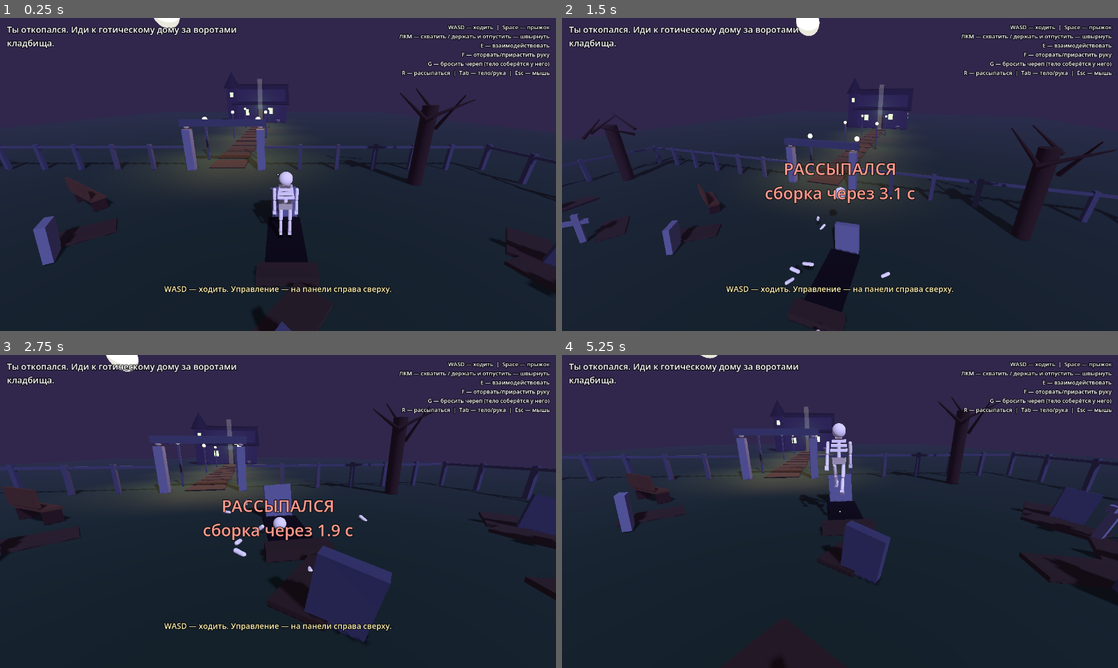
Above: before the commit, frames 1-4 (two rows, left to right).
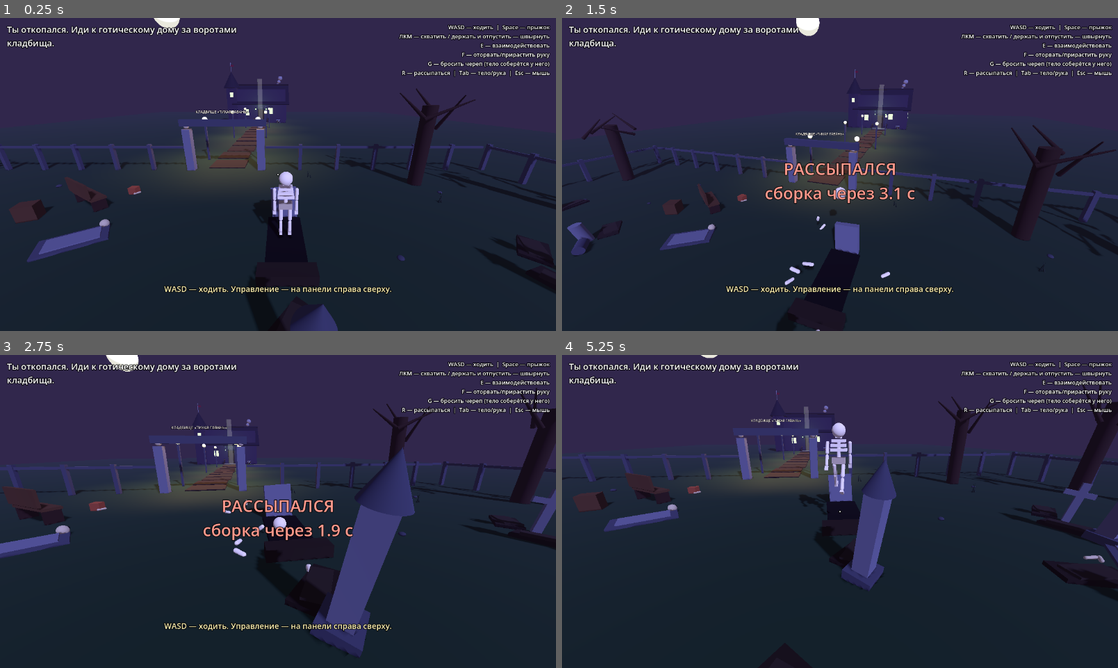
Above: after the commit, the same moments.

Repository: Drubersha/graveyard-shift
Game: Godot game, scene res://scenes/main.tscn
Two runs of this game, one before a commit and one after it. Both use one fixed random seed, a clock stepped at 60 frames per second and the inputs below.
Inputs (mouse positions are in pixels of both pictures, inside the frame that each line leads up to):
- Up to frame 1 (0.25 s): no input
- Up to frame 2 (1.5 s): tap Enter at 0.5 s; move the mouse to (867, 174) at 0.52 s; hold W (move_forward) from 0.53 s (still down); tap R (collapse) at 0.6 s; click (867, 174) at 0.67 s; tap Space (jump) at 0.77 s; move the mouse to (812, 174) at 1.27 s; tap F (detach_arm) at 1.35 s
- Up to frame 3 (2.75 s): keep holding W (move_forward); tap Space (jump) at 1.52 s; move the mouse to (289, 505) at 2.02 s; click (289, 505) at 2.1 s
- Up to frame 4 (5.25 s): keep holding W (move_forward); move the mouse to (834, 517) at 2.77 s; tap E (interact) at 2.85 s; click (834, 517) at 2.92 s; tap Space (jump) at 3.02, 3.77, 4.52 s; move the mouse to (878, 514) at 3.52 s; tap Tab (switch_body) at 3.6 s; move the mouse to (795, 508) at 4.27 s; tap G (throw_skull) at 4.35 s; move the mouse to (845, 511) at 5.02 s; tap R (collapse) at 5.1 s; click (845, 511) at 5.17 s

The runs differ from the first frame. In frame 1, 2.5% of the frame differs, in the area x 1-100%, y 14-100%; in frame 2, 1.3%; in frame 3, 8.3%, in the area x 0-100%, y 10-97%; in frame 4, 5.9%.

Commit message:
M1 content polish: graveyard decor, gothic house details, witch idle lines
- Кладбище: 5 видов надгробий, косточки/трава/вороны, вывеска, пропсы у скамейки
- Дом: крыльцо с перилами, готические наличники, шпиль, дым, котёл, свечи,
  книги, паутина; срач в доме до 475 очков
- Ведьма: корсет/чокер/пряди/шляпа, столик с вином, торшер, 12 апатичных
  идл-реплик рядом с игроком
- DevShot: параметр --tp=x,y,z для телепорта при скриншотах
- Экспорт-пресет Windows (export_presets.cfg)

Co-Authored-By: Claude Fable 5 <noreply@anthropic.com>

Diff:
--- a/scripts/core/dev_shot.gd
+++ b/scripts/core/dev_shot.gd
@@ -7,6 +7,7 @@
 var _shot_path := ""
 var _quit_frame := -1
 var _frame := 0
+var _teleport := Vector3.INF  # --tp=x,y,z — телепорт игрока перед скриншотом
 
 func _ready() -> void:
 	for arg in OS.get_cmdline_user_args():
@@ -15,6 +16,10 @@
 			_quit_frame = 90
 		elif arg.begins_with("--smoke="):
 			_quit_frame = int(arg.trim_prefix("--smoke="))
+		elif arg.begins_with("--tp="):
+			var parts := arg.trim_prefix("--tp=").split(",")
+			if parts.size() == 3:
+				_teleport = Vector3(float(parts[0]), float(parts[1]), float(parts[2]))
 		elif arg == "--selftest":
 			var st := load("res://scripts/core/selftest.gd")
 			if st:
@@ -25,6 +30,8 @@
 	if _quit_frame < 0:
 		return
 	_frame += 1
+	if _frame == 5 and _teleport != Vector3.INF and is_instance_valid(Game.player_skeleton):
+		Game.player_skeleton.global_position = _teleport
 	if _frame >= _quit_frame:
 		if _shot_path != "":
 			var img := get_viewport().get_texture().get_image()
--- a/scripts/npc/witch.gd
+++ b/scripts/npc/witch.gd
@@ -1,19 +1,40 @@
 class_name WitchNPC extends Node3D
 ## Некромантка. Бьюти-гот в депрессии, валяется на диване с вином.
 ## Квестгивер: interact → сигнал talked, миссия сама решает, что она скажет (say).
+## Пассивно бормочет апатичные реплики, если скелет ошивается рядом.
 
 signal talked
+
+const IDLE_LINES: Array[String] = [
+	"Вино кончается. Всё кончается…",
+	"Не разбей… а, пофиг.",
+	"Раньше я поднимала армии мёртвых. Теперь — только бокал.",
+	"Свеча догорает. Ну и хрен с ней.",
+	"Некромантия — дохлое дело. В прямом смысле.",
+	"Пыль, паутина… идеальный интерьер. Не трогай.",
+	"Я не ленивая. Я энергосберегающая.",
+	"Завтра начну новую жизнь. Шучу. Не начну.",
+	"Кот сдох двести лет назад. До сих пор скучаю.",
+	"Хочешь совет? Забей. На всё. Мне помогает.",
+	"Где-то был штопор. Лет сто назад. Ладно, зубами.",
+	"Опять гремишь костями… Ладно. Греми.",
+]
 
 var prompt := "Поговорить"
 var _bubble: Label3D
 var _torso: Node3D
 var _bottle: Node3D
 var _bubble_timer := 0.0
+var _candle_light: OmniLight3D
+var _idle_timer := 0.0
+var _next_idle_in := randf_range(15.0, 25.0)
+var _last_line := -1
 
 func _ready() -> void:
 	add_to_group("interactable")
 	_build_couch()
 	_build_witch()
+	_build_corner()
 	_bubble = Label3D.new()
 	_bubble.position = Vector3(0, 1.9, 0)
 	_bubble.font_size = 40
@@ -52,13 +73,36 @@
 	_torso = Node3D.new()
 	w.add_child(_torso)
 	MeshLib.cone(_torso, 0.3, 0.95, Vector3(0.25, 0.12, 0), MeshLib.WITCH_DRESS, Vector3(0, 0, -65))
-	# голова
-	MeshLib.sphere(w, 0.16, Vector3(-0.55, 0.35, 0), MeshLib.WITCH_SKIN)
+	# корсет — тёмная перетяжка на талии, дышит вместе с торсом
+	MeshLib.cylinder(_torso, 0.215, 0.16, Vector3(0.12, 0.06, 0), MeshLib.WITCH_DRESS.darkened(0.5), Vector3(0, 0, -65))
+	# голова: бледное лицо, закрытые глаза-чёрточки, тёмные губы (лицом к игроку, -z)
+	MeshLib.sphere(w, 0.16, Vector3(-0.55, 0.35, 0), MeshLib.WITCH_SKIN.lightened(0.2))
+	MeshLib.box(w, Vector3(0.05, 0.012, 0.015), Vector3(-0.61, 0.4, -0.135), Color.BLACK, Vector3(0, 0, 10))
+	MeshLib.box(w, Vector3(0.05, 0.012, 0.015), Vector3(-0.49, 0.4, -0.135), Color.BLACK, Vector3(0, 0, -10))
+	MeshLib.box(w, Vector3(0.05, 0.018, 0.015), Vector3(-0.54, 0.3, -0.148), MeshLib.WINE.darkened(0.4), Vector3(0, 0, -6))
+	# чокер на шее (сплющенный цилиндр) с зелёным камушком
+	MeshLib.cylinder(w, 0.085, 0.045, Vector3(-0.43, 0.24, 0), Color.BLACK, Vector3(0, 0, 50))
+	MeshLib.box(w, Vector3(0.03, 0.03, 0.015), Vector3(-0.43, 0.24, -0.085), MeshLib.ACCENT, Vector3(0, 0, 50))
 	# волосы — растеклись по подлокотнику
 	MeshLib.sphere(w, 0.19, Vector3(-0.62, 0.42, 0.05), MeshLib.WITCH_HAIR, 0.7)
 	MeshLib.box(w, Vector3(0.3, 0.1, 0.34), Vector3(-0.72, 0.22, 0), MeshLib.WITCH_HAIR)
-	# шляпа набекрень
-	MeshLib.cone(w, 0.24, 0.5, Vector3(-0.85, 0.5, 0), MeshLib.WITCH_DRESS, Vector3(0, 0, 55))
+	# длинные пряди перевалились через подлокотник и свисают
+	MeshLib.box(w, Vector3(0.3, 0.06, 0.42), Vector3(-1.2, 0.32, -0.1), MeshLib.WITCH_HAIR, Vector3(0, 0, -7))
+	MeshLib.capsule(w, 0.035, 0.5, Vector3(-1.12, 0.06, -0.52), MeshLib.WITCH_HAIR, Vector3(-12, 0, 6))
+	MeshLib.capsule(w, 0.03, 0.55, Vector3(-1.26, 0.02, -0.5), MeshLib.WITCH_HAIR, Vector3(-8, 0, -14))
+	MeshLib.capsule(w, 0.026, 0.3, Vector3(-1.33, -0.28, -0.54), MeshLib.WITCH_HAIR, Vector3(-4, 0, -30))
+	MeshLib.capsule(w, 0.032, 0.42, Vector3(-1.42, 0.14, 0.1), MeshLib.WITCH_HAIR, Vector3(8, 0, -12))
+	MeshLib.capsule(w, 0.03, 0.5, Vector3(-1.4, 0.05, -0.3), MeshLib.WITCH_HAIR, Vector3(-10, 0, -10))
+	# шляпа набекрень: поля + тулья + лента с пряжкой
+	var hat := Node3D.new()
+	hat.position = Vector3(-0.88, 0.56, 0)
+	hat.rotation_degrees = Vector3(0, 0, 55)
+	w.add_child(hat)
+	MeshLib.cylinder(hat, 0.36, 0.05, Vector3(0, -0.22, 0), MeshLib.WITCH_DRESS)
+	MeshLib.cone(hat, 0.24, 0.5, Vector3(0, 0.03, 0), MeshLib.WITCH_DRESS)
+	MeshLib.cylinder(hat, 0.245, 0.07, Vector3(0, -0.17, 0), MeshLib.WITCH_DRESS.darkened(0.5))
+	var buckle := MeshLib.box(hat, Vector3(0.07, 0.07, 0.03), Vector3(0, -0.17, -0.235), MeshLib.ACCENT)
+	buckle.material_override = MeshLib.mat(MeshLib.ACCENT, 0.5, 0.0, MeshLib.ACCENT.darkened(0.5))
 	# ноги через подлокотник
 	MeshLib.capsule(w, 0.055, 0.5, Vector3(0.95, 0.35, 0.08), MeshLib.WITCH_SKIN, Vector3(0, 0, 100))
 	MeshLib.capsule(w, 0.055, 0.5, Vector3(0.9, 0.3, -0.12), MeshLib.WITCH_SKIN, Vector3(0, 0, 115))
@@ -68,12 +112,52 @@
 	MeshLib.capsule(w, 0.045, 0.4, Vector3(-0.3, 0.28, -0.25), MeshLib.WITCH_SKIN, Vector3(0, 0, 70))
 	_bottle = MeshLib.cylinder(w, 0.05, 0.28, Vector3(-0.12, 0.3, -0.3), MeshLib.WINE, Vector3(0, 0, -30))
 
+## Уголок у изголовья: столик с запасом вина и торшер со свечой.
+func _build_corner() -> void:
+	MeshLib.solid_box(self, Vector3(0.55, 0.5, 0.55), Vector3(-1.55, 0.25, 0.05), MeshLib.WOOD_DARK)
+	BreakableProp.make(self, "bottle", Vector3(-1.62, 0.68, 0.15))
+	BreakableProp.make(self, "bottle", Vector3(-1.44, 0.68, -0.08))
+	# торшер: база, стойка, чашка, свеча и тёплый огонёк
+	MeshLib.cylinder(self, 0.17, 0.06, Vector3(-1.6, 0.03, 0.55), MeshLib.WOOD_DARK)
+	MeshLib.cylinder(self, 0.028, 1.4, Vector3(-1.6, 0.73, 0.55), MeshLib.METAL.darkened(0.35))
+	MeshLib.cylinder(self, 0.11, 0.035, Vector3(-1.6, 1.45, 0.55), MeshLib.METAL.darkened(0.2))
+	MeshLib.cylinder(self, 0.045, 0.22, Vector3(-1.6, 1.58, 0.55), MeshLib.BONE)
+	var flame := MeshLib.sphere(self, 0.038, Vector3(-1.6, 1.73, 0.55), MeshLib.BONE, 1.5)
+	flame.material_override = MeshLib.mat(MeshLib.BONE, 1.0, 0.0, MeshLib.BONE.lightened(0.2))
+	_candle_light = OmniLight3D.new()
+	_candle_light.position = Vector3(-1.6, 1.7, 0.55)
+	_candle_light.light_color = MeshLib.BONE
+	_candle_light.omni_range = 3.5
+	_candle_light.light_energy = 0.9
+	add_child(_candle_light)
+
 func _process(_delta: float) -> void:
-	# дыхание и лениво покачивающаяся бутылка
+	# дыхание, лениво покачивающаяся бутылка и мерцание свечи
 	var t := Time.get_ticks_msec() * 0.001
 	_torso.scale.y = 1.0 + sin(t * 1.7) * 0.02
 	_bottle.rotation.z = deg_to_rad(-30) + sin(t * 0.9) * 0.12
+	_candle_light.light_energy = 0.85 + sin(t * 6.7) * 0.07 + sin(t * 11.3) * 0.05
 	if _bubble.visible:
 		_bubble_timer -= _delta
 		if _bubble_timer <= 0.0:
 			_bubble.visible = false
+	# апатичное бормотание себе под нос
+	_idle_timer += _delta
+	if _idle_timer >= _next_idle_in:
+		_idle_timer = 0.0
+		_next_idle_in = randf_range(15.0, 25.0)
+		_try_idle_line()
+
+func _try_idle_line() -> void:
+	if _bubble.visible:
+		return
+	var pl := Game.player_skeleton
+	if pl == null or not is_instance_valid(pl):
+		return
+	if global_position.distance_to(pl.global_position) > 6.0:
+		return
+	var idx := int(randf_range(0.0, float(IDLE_LINES.size()))) % IDLE_LINES.size()
+	if idx == _last_line:
+		idx = (idx + 1) % IDLE_LINES.size()
+	_last_line = idx
+	say(IDLE_LINES[idx], 4.0)
--- a/scripts/world/graveyard.gd
+++ b/scripts/world/graveyard.gd
@@ -11,6 +11,9 @@
 	_trees()
 	_path_and_lamps()
 	_bench()
+	_scatter_decor()
+	_crows()
+	_warmup_props()
 
 func _ground() -> void:
 	# общая земля под кладбище и дом
@@ -45,8 +48,9 @@
 	for sx in [-1.9, 1.9]:
 		MeshLib.solid_box(self, Vector3(0.4, 2.2, 0.4), Vector3(sx, 1.1, 2), MeshLib.STONE)
 		MeshLib.sphere(self, 0.14, Vector3(sx, 2.35, 2), MeshLib.BONE_DARK)
-	# арка
-	MeshLib.box(self, Vector3(4.4, 0.35, 0.3), Vector3(0, 2.5, 2), MeshLib.STONE_DARK)
+	# арка с вывеской
+	var arch := MeshLib.box(self, Vector3(4.4, 0.35, 0.3), Vector3(0, 2.5, 2), MeshLib.STONE_DARK)
+	MeshLib.label(arch, "КЛАДБИЩЕ «ТИХАЯ ГАВАНЬ»", Vector3(0, 0.55, 0), 36, MeshLib.BONE)
 
 func _graves() -> void:
 	var rng := RandomNumberGenerator.new()
@@ -57,22 +61,47 @@
 		if absf(x) < 2.0 or Vector3(x, 0, z).distance_to(spawn_point) < 2.0:
 			continue
 		var tilt := Vector3(rng.randf_range(-8, 8), rng.randf_range(0, 360), rng.randf_range(-10, 10))
-		if i % 3 == 2:
+		var kind := i % 5
+		var has_mound := true
+		if kind == 0:
+			# классическая плита
+			MeshLib.solid_box(self, Vector3(0.7, 0.9, 0.18), Vector3(x, 0.45, z), MeshLib.STONE if i % 2 == 0 else MeshLib.STONE_DARK, tilt)
+		elif kind == 1:
+			# обелиск: постамент + узкий высокий столб + каменное остриё
+			var ob := Node3D.new()
+			ob.position = Vector3(x, 0, z)
+			ob.rotation_degrees = tilt
+			add_child(ob)
+			MeshLib.box(ob, Vector3(0.52, 0.18, 0.52), Vector3(0, 0.09, 0), MeshLib.STONE_DARK)
+			MeshLib.solid_box(ob, Vector3(0.3, 1.5, 0.3), Vector3(0, 0.85, 0), MeshLib.STONE)
+			MeshLib.cone(ob, 0.23, 0.45, Vector3(0, 1.8, 0), MeshLib.STONE_DARK)
+		elif kind == 2:
 			# крест
 			MeshLib.solid_box(self, Vector3(0.16, 1.1, 0.16), Vector3(x, 0.55, z), MeshLib.STONE, tilt)
 			MeshLib.box(self, Vector3(0.6, 0.14, 0.14), Vector3(x, 0.8, z), MeshLib.STONE, tilt)
+		elif kind == 3:
+			# сломанная колонна: покосившийся обломок и упавший кусок рядом
+			MeshLib.cylinder(self, 0.17, 0.75, Vector3(x, 0.35, z), MeshLib.STONE, Vector3(tilt.x, tilt.y, 14 + tilt.z))
+			MeshLib.cylinder(self, 0.15, 0.6, Vector3(x + 0.55, 0.15, z + 0.3), MeshLib.STONE_DARK, Vector3(90, tilt.y, 0))
 		else:
-			MeshLib.solid_box(self, Vector3(0.7, 0.9, 0.18), Vector3(x, 0.45, z), MeshLib.STONE if i % 2 == 0 else MeshLib.STONE_DARK, tilt)
-		# холмик
-		MeshLib.box(self, Vector3(0.8, 0.12, 1.5), Vector3(x, 0.03, z - 0.8), MeshLib.DIRT, Vector3(0, tilt.y, 0))
+			# плита, вросшая в землю
+			MeshLib.box(self, Vector3(0.85, 0.06, 1.5), Vector3(x, 0.035, z - 0.5), MeshLib.STONE_DARK, Vector3(0, tilt.y, 0))
+			MeshLib.box(self, Vector3(0.6, 0.05, 1.15), Vector3(x, 0.075, z - 0.5), MeshLib.STONE, Vector3(0, tilt.y, 0))
+			has_mound = false
+		if has_mound:
+			# холмик: два перекрывающихся плоских бокса — ниже, меньше, темнее
+			var mound_c := MeshLib.DIRT.darkened(0.3)
+			MeshLib.box(self, Vector3(0.55, 0.08, 1.05), Vector3(x, 0.04, z - 0.7), mound_c, Vector3(0, tilt.y, 0))
+			MeshLib.box(self, Vector3(0.38, 0.07, 0.8), Vector3(x, 0.09, z - 0.7), mound_c.lightened(0.05), Vector3(0, tilt.y + 12, 0))
 	# открытая могила игрока
 	MeshLib.box(self, Vector3(1.0, 0.14, 2.0), Vector3(spawn_point.x, 0.02, spawn_point.z), Color(0.08, 0.06, 0.05))
-	MeshLib.box(self, Vector3(1.3, 0.3, 0.4), Vector3(spawn_point.x, 0.1, spawn_point.z + 1.3), MeshLib.DIRT)
+	MeshLib.box(self, Vector3(1.3, 0.3, 0.4), Vector3(spawn_point.x, 0.1, spawn_point.z + 1.3), MeshLib.DIRT.darkened(0.25))
 	var stone := MeshLib.solid_box(self, Vector3(0.8, 1.0, 0.2), Vector3(spawn_point.x, 0.5, spawn_point.z - 1.2), MeshLib.STONE, Vector3(-6, 0, 3))
 	MeshLib.label(stone, "ЗДЕСЬ\nБЫЛ Я", Vector3(0, 0.1, -0.15), 40, Color(0.2, 0.2, 0.25))
 
 func _trees() -> void:
-	for data in [Vector3(-11, 0, 16), Vector3(11.5, 0, 15), Vector3(-12, 0, 5), Vector3(9, 0, 4)]:
+	for data in [Vector3(-11, 0, 16), Vector3(11.5, 0, 15), Vector3(-12, 0, 5), Vector3(9, 0, 4),
+			Vector3(-13, 0, 12.5), Vector3(13, 0, 6.5)]:
 		var tree := Node3D.new()
 		tree.position = data
 		add_child(tree)
@@ -126,3 +155,59 @@
 	snap.position = Vector3(0, 0.35, -0.05)
 	snap.prompt = "Присесть подумать"
 	bench.add_child(snap)
+
+func _scatter_decor() -> void:
+	# косточки, камешки и пучки сухой травы — чисто визуальные, без коллизий.
+	# Дорожку (|x| < 1.4) и зону спавна обходим с запасом.
+	var rng := RandomNumberGenerator.new()
+	rng.seed = 66
+	for i in 24:
+		var x := rng.randf_range(-13.0, 13.0)
+		var z := rng.randf_range(3.0, 17.0)
+		if absf(x) < 1.8 or Vector3(x, 0, z).distance_to(spawn_point) < 1.8:
+			continue
+		var pick := i % 3
+		if pick == 0:
+			# косточка, иногда пара крест-накрест
+			MeshLib.capsule(self, 0.035, 0.28, Vector3(x, 0.035, z), MeshLib.BONE_DARK,
+				Vector3(90, rng.randf_range(0, 360), 0))
+			if i % 6 == 0:
+				MeshLib.capsule(self, 0.035, 0.24, Vector3(x + 0.12, 0.035, z + 0.06), MeshLib.BONE_DARK,
+					Vector3(90, rng.randf_range(0, 360), 0))
+		elif pick == 1:
+			# камешек — приплюснутая полузарытая сфера
+			var r := rng.randf_range(0.06, 0.12)
+			MeshLib.sphere(self, r, Vector3(x, r * 0.35, z), MeshLib.STONE_DARK.darkened(rng.randf_range(0.0, 0.2)), 0.6)
+		else:
+			# пучок сухой травы: три тонких конуса враскос
+			var g := MeshLib.GRASS.darkened(0.25)
+			for t in 3:
+				var h := rng.randf_range(0.25, 0.45)
+				MeshLib.cone(self, 0.025, h,
+					Vector3(x + rng.randf_range(-0.08, 0.08), h * 0.45, z + rng.randf_range(-0.08, 0.08)),
+					g.lightened(rng.randf_range(0.0, 0.1)),
+					Vector3(rng.randf_range(-16, 16), 0, rng.randf_range(-16, 16)))
+
+func _crows() -> void:
+	# вороны-силуэты: две на заборе, одна на дереве
+	var c := MeshLib.ROOF.darkened(0.6)
+	for data in [
+		[Vector3(-6.0, 1.31, 18.0), 180.0],
+		[Vector3(14.0, 1.31, 7.0), -90.0],
+		[Vector3(11.4, 3.5, 15.2), 210.0],
+	]:
+		var crow := Node3D.new()
+		crow.position = data[0]
+		var yaw: float = data[1]
+		crow.rotation_degrees = Vector3(0, yaw, 0)
+		add_child(crow)
+		MeshLib.sphere(crow, 0.11, Vector3(0, 0.1, 0), c, 0.85)
+		MeshLib.sphere(crow, 0.065, Vector3(0, 0.2, 0.08), c)
+		MeshLib.cone(crow, 0.022, 0.09, Vector3(0, 0.2, 0.16), MeshLib.BONE_DARK.darkened(0.35), Vector3(90, 0, 0))
+		MeshLib.box(crow, Vector3(0.05, 0.03, 0.14), Vector3(0, 0.09, -0.13), c, Vector3(-20, 0, 0))
+
+func _warmup_props() -> void:
+	# ломаемый хлам возле скамейки для разминки — RigidBody, в стороне от дорожки
+	BreakableProp.make(self, "pot", Vector3(-3.1, 0.2, 5.0))
+	BreakableProp.make(self, "crate", Vector3(-5.2, 0.3, 6.9), Vector3(0, 25, 0))
+	BreakableProp.make(self, "skullpot", Vector3(-2.4, 0.16, 7.4))
--- a/scripts/world/house.gd
+++ b/scripts/world/house.gd
@@ -1,7 +1,7 @@
 class_name WitchHouse extends Node3D
 ## Готический дом некромантки. Ставится фасадом на +Z (к кладбищу).
 ## Наружу торчат: front_door (заперта), вентиляция (лаз для руки) и door_lever внутри.
-## Внутри — ломаемая мебель на ~430 очков срача и диван с ведьмой.
+## Внутри — ломаемая мебель на ~475 очков срача и диван с ведьмой.
 
 const W := 8.0   # ширина (x)
 const D := 7.0   # глубина (z)
@@ -18,7 +18,11 @@
 	_walls()
 	_roof_and_tower()
 	_door_and_vent()
+	_porch()
+	_gothic_details()
 	_furniture()
+	_cauldron()
+	_clutter_decor()
 	_witch_couch()
 	_lights()
 
@@ -88,9 +92,51 @@
 	door_lever.prompt = "Дёрнуть рычаг двери"
 	add_child(door_lever)
 
+func _porch() -> void:
+	var hz := D / 2.0
+	# плита крыльца — низкая (0.12), скелет заходит без прыжка
+	MeshLib.solid_box(self, Vector3(2.4, 0.12, 1.6), Vector3(0, 0.06, hz + 0.95), MeshLib.STONE_DARK)
+	# перила по бокам: дверной проём (x -0.5..0.5) и вентиляция (x 2.6..3.1) свободны
+	for rx in [-1.08, 1.08]:
+		MeshLib.solid_box(self, Vector3(0.07, 0.07, 1.44), Vector3(rx, 0.72, hz + 0.95), MeshLib.WOOD_DARK)
+		for pz in [hz + 0.35, hz + 1.55]:
+			MeshLib.box(self, Vector3(0.08, 0.55, 0.08), Vector3(rx, 0.4, pz), MeshLib.WOOD_DARK)
+			MeshLib.cone(self, 0.07, 0.14, Vector3(rx, 0.83, pz), MeshLib.HOUSE_TRIM)
+
+func _gothic_details() -> void:
+	var hz := D / 2.0
+	# остроконечные наличники-щипцы над окнами фасада и над дверью
+	for peak in [Vector3(-2.3, 2.22, 0), Vector3(1.6, 2.42, 0), Vector3(0, 2.3, 0)]:
+		MeshLib.box(self, Vector3(0.9, 0.08, 0.08), Vector3(peak.x, peak.y, hz + 0.16), MeshLib.HOUSE_TRIM)
+		MeshLib.box(self, Vector3(0.52, 0.07, 0.07), Vector3(peak.x - 0.21, peak.y + 0.19, hz + 0.16), MeshLib.HOUSE_TRIM, Vector3(0, 0, 38))
+		MeshLib.box(self, Vector3(0.52, 0.07, 0.07), Vector3(peak.x + 0.21, peak.y + 0.19, hz + 0.16), MeshLib.HOUSE_TRIM, Vector3(0, 0, -38))
+	# шпиль с флюгером-флажком на башне
+	var spire := Node3D.new()
+	spire.position = Vector3(-W / 2.0 - 0.6, 0, D / 2.0 - 0.6)
+	add_child(spire)
+	MeshLib.cylinder(spire, 0.035, 1.2, Vector3(0, 8.35, 0), MeshLib.METAL)
+	MeshLib.box(spire, Vector3(0.44, 0.24, 0.03), Vector3(0.25, 8.62, 0), MeshLib.WINE)
+	MeshLib.sphere(spire, 0.07, Vector3(0, 8.95, 0), MeshLib.METAL)
+	# фонари на цепях по бокам двери (зелёное ведьминское свечение)
+	for lx in [-0.85, 0.85]:
+		MeshLib.cylinder(self, 0.016, 0.5, Vector3(lx, 2.6, hz + 0.28), MeshLib.METAL)
+		var lamp_body := MeshLib.box(self, Vector3(0.16, 0.22, 0.16), Vector3(lx, 2.24, hz + 0.28), MeshLib.HOUSE_TRIM)
+		lamp_body.material_override = MeshLib.mat(MeshLib.HOUSE_TRIM, 0.6, 0.3, MeshLib.ACCENT)
+		MeshLib.cone(self, 0.12, 0.12, Vector3(lx, 2.41, hz + 0.28), MeshLib.ROOF)
+	# статичный «мультяшный» дым из трубы — сферы по возрастающей
+	var puffs := [
+		[Vector3(2.6, 5.85, -2.0), 0.16],
+		[Vector3(2.75, 6.25, -2.05), 0.22],
+		[Vector3(2.95, 6.72, -2.1), 0.3],
+		[Vector3(3.2, 7.3, -2.15), 0.4],
+	]
+	for p in puffs:
+		MeshLib.sphere(self, p[1], p[0], MeshLib.STONE.lightened(0.3), 0.9)
+
 func _furniture() -> void:
 	# стол с посудой по центру
-	BreakableProp.make(self, "table", Vector3(0, 0.5, 0.2))
+	var table := BreakableProp.make(self, "table", Vector3(0, 0.5, 0.2))
+	_candle(table, Vector3(-0.55, 0.44, -0.3), 0.14)
 	for pdata in [Vector3(-0.4, 0.95, 0.1), Vector3(0.1, 0.95, 0.4), Vector3(0.45, 0.95, -0.1)]:
 		BreakableProp.make(self, "plate", pdata)
 	for bdata in [Vector3(-0.1, 1.0, -0.2), Vector3(0.35, 1.0, 0.25), Vector3(-0.5, 1.0, 0.4)]:
@@ -99,9 +145,11 @@
 	BreakableProp.make(self, "chair", Vector3(-1.1, 0.45, 0.2), Vector3(0, 90, 0))
 	BreakableProp.make(self, "chair", Vector3(1.0, 0.45, 0.6), Vector3(0, -70, 0))
 	BreakableProp.make(self, "chair", Vector3(0.3, 0.45, -1.0), Vector3(0, 15, 0))
-	# стеллажи у задней стены
-	BreakableProp.make(self, "shelf", Vector3(-2.4, 0.9, -3.0))
-	BreakableProp.make(self, "shelf", Vector3(2.4, 0.9, -3.0))
+	# стеллажи у задней стены; свечи — дети стеллажей, при ударе улетят вместе с ними
+	var shelf_a := BreakableProp.make(self, "shelf", Vector3(-2.4, 0.9, -3.0))
+	var shelf_b := BreakableProp.make(self, "shelf", Vector3(2.4, 0.9, -3.0))
+	_candle(shelf_a, Vector3(0.25, 0.93, 0))
+	_candle(shelf_b, Vector3(-0.22, 0.915, 0.02), 0.13)
 	# телек на ящике
 	BreakableProp.make(self, "crate", Vector3(-3.2, 0.3, 0.6))
 	BreakableProp.make(self, "tv", Vector3(-3.2, 0.85, 0.6), Vector3(0, 90, 0))
@@ -124,6 +172,67 @@
 	var fire := MeshLib.box(self, Vector3(0.6, 0.35, 0.15), Vector3(0, 0.3, -2.9), Color(1.0, 0.45, 0.1))
 	fire.material_override = MeshLib.mat(Color(1.0, 0.45, 0.1), 1.0, 0.0, Color(1.0, 0.5, 0.1))
 
+func _cauldron() -> void:
+	# казан у камина: чёрный цилиндр на ножках со светящейся зелёной жижей (декор)
+	var cx := -1.35
+	var cz := -2.95
+	MeshLib.solid_box(self, Vector3(0.4, 0.12, 0.4), Vector3(cx, 0.18, cz), MeshLib.STONE_DARK)
+	for i in 3:
+		var ang := deg_to_rad(i * 120.0 + 30.0)
+		MeshLib.box(self, Vector3(0.06, 0.2, 0.06), Vector3(cx + cos(ang) * 0.2, 0.32, cz + sin(ang) * 0.2), MeshLib.ROOF.darkened(0.3))
+	MeshLib.cylinder(self, 0.3, 0.38, Vector3(cx, 0.55, cz), MeshLib.ROOF.darkened(0.4))
+	MeshLib.cylinder(self, 0.33, 0.06, Vector3(cx, 0.72, cz), MeshLib.ROOF.darkened(0.3))
+	var goo := MeshLib.cylinder(self, 0.27, 0.05, Vector3(cx, 0.75, cz), MeshLib.ACCENT)
+	goo.material_override = MeshLib.mat(MeshLib.ACCENT, 0.4, 0.0, MeshLib.ACCENT)
+	for b in [Vector3(cx - 0.08, 0.85, cz + 0.05), Vector3(cx + 0.1, 0.92, cz - 0.06)]:
+		MeshLib.sphere(self, 0.035, b, MeshLib.ACCENT).material_override = MeshLib.mat(MeshLib.ACCENT, 0.5, 0.0, MeshLib.ACCENT)
+	var glow := OmniLight3D.new()
+	glow.position = Vector3(cx, 1.0, cz)
+	glow.light_color = MeshLib.ACCENT
+	glow.omni_range = 2.4
+	glow.light_energy = 0.8
+	add_child(glow)
+
+## Маленькая свеча с огоньком: тёплая эмиссия, чисто визуал.
+func _candle(parent: Node, pos: Vector3, h := 0.16) -> void:
+	var body := MeshLib.cylinder(parent, 0.035, h, pos, MeshLib.BONE)
+	body.material_override = MeshLib.mat(MeshLib.BONE, 0.9, 0.0, MeshLib.BONE.darkened(0.45))
+	var flame := MeshLib.sphere(parent, 0.024, pos + Vector3(0, h * 0.5 + 0.03, 0), MeshLib.BONE)
+	flame.material_override = MeshLib.mat(MeshLib.BONE.lightened(0.06), 1.0, 0.0, MeshLib.BONE)
+
+func _clutter_decor() -> void:
+	# свечи на каминной полке
+	_candle(self, Vector3(-0.55, 1.48, -3.18))
+	_candle(self, Vector3(0.05, 1.465, -3.22), 0.13)
+	_candle(self, Vector3(0.5, 1.49, -3.15), 0.18)
+	# стопки книг на полу (визуал)
+	var books_a := [MeshLib.WINE, MeshLib.ACCENT.darkened(0.3), MeshLib.WITCH_HAIR]
+	for i in books_a.size():
+		MeshLib.box(self, Vector3(0.28, 0.06, 0.2), Vector3(-1.75, 0.16 + i * 0.062, -2.4), books_a[i], Vector3(0, i * 22.0 - 15.0, 0))
+	var books_b := [MeshLib.WOOD, MeshLib.WITCH_DRESS.lightened(0.25), MeshLib.STONE, MeshLib.WINE.darkened(0.2)]
+	for i in books_b.size():
+		MeshLib.box(self, Vector3(0.24, 0.055, 0.18), Vector3(3.35, 0.155 + i * 0.057, 0.3), books_b[i], Vector3(0, i * 28.0 + 10.0, 0))
+	# ломаемый ящик-«библиотека»: книги сверху улетят вместе с ним
+	var book_crate := BreakableProp.make(self, "crate", Vector3(-3.2, 0.3, -1.6))
+	MeshLib.box(book_crate, Vector3(0.3, 0.07, 0.22), Vector3(0.02, 0.29, 0), MeshLib.WINE, Vector3(0, 14, 0))
+	MeshLib.box(book_crate, Vector3(0.26, 0.06, 0.2), Vector3(-0.03, 0.35, 0.02), MeshLib.ACCENT.darkened(0.35), Vector3(0, -20, 0))
+	# паутина в верхних углах — тонкие серые пластины под углом
+	var hx := W / 2.0
+	var hz := D / 2.0
+	var webs := [
+		[Vector3(-hx + 0.35, 2.72, -hz + 0.35), 45.0],
+		[Vector3(hx - 0.35, 2.72, -hz + 0.35), -45.0],
+		[Vector3(-hx + 0.35, 2.72, hz - 0.35), -45.0],
+		[Vector3(hx - 0.35, 2.72, hz - 0.35), 45.0],
+	]
+	for wdata in webs:
+		MeshLib.box(self, Vector3(0.6, 0.6, 0.015), wdata[0], MeshLib.STONE.lightened(0.35), Vector3(32, wdata[1], 0))
+	# ещё ломаемого срача (+50 очков)
+	BreakableProp.make(self, "skullpot", Vector3(0.95, 0.2, -2.55))
+	BreakableProp.make(self, "vase", Vector3(-2.6, 0.25, -0.9))
+	BreakableProp.make(self, "bottle", Vector3(1.45, 0.2, -2.7))
+	BreakableProp.make(self, "bottle", Vector3(-0.6, 0.2, 1.2))
+
 func _witch_couch() -> void:
 	witch = WitchNPC.new()
 	witch.position = Vector3(2.6, 0.12, -1.8)
Not shown, added: export_presets.cfg
